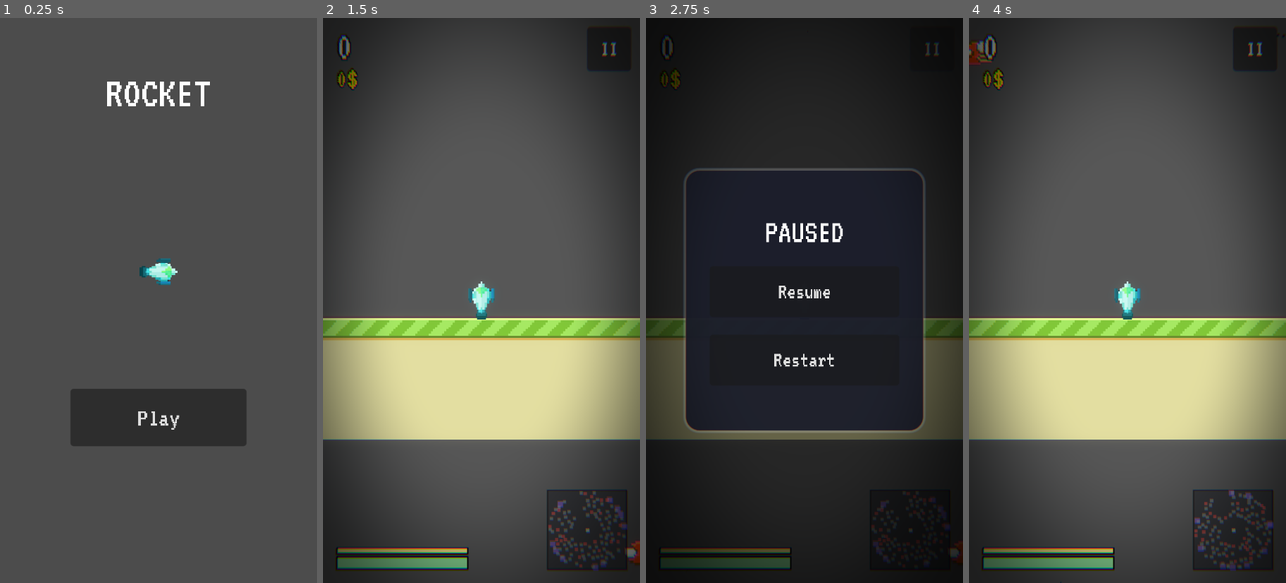
Above: before the commit, frames 1-4 (left to right).
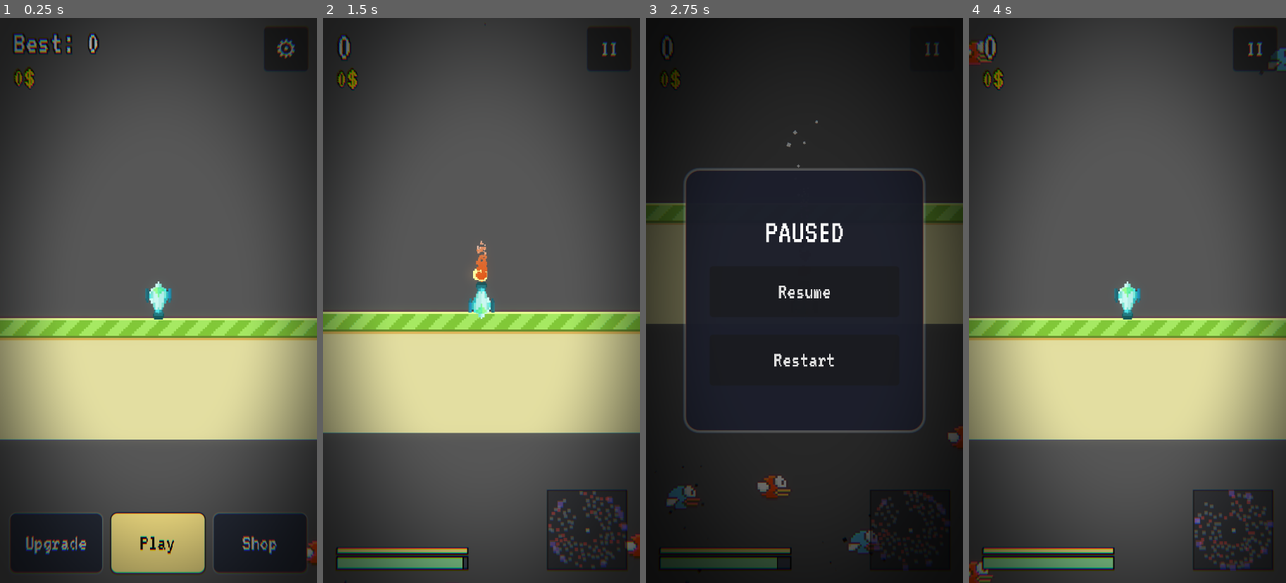
Above: after the commit, the same moments.

Repository: dunkbing/rocket2
Game: Godot game, scene res://main.tscn
Same seed, same stepped clock (60 frames per second), same inputs: the game is played once before the commit and once after it. Before the commit the project starts from res://main_menu.tscn.
Inputs (mouse positions are in pixels of both pictures, inside the frame that each line leads up to):
- Up to frame 1 (0.25 s): no input
- Up to frame 2 (1.5 s): click "Play" at 0.5 s; click (481, 543) at 1.25 s, where only the run before the commit has a clickable "Play"
- Up to frame 3 (2.75 s): click "II" at 2 s
- Up to frame 4 (4 s): click "Restart" at 2.75 s; click "Play" at 3.5 s

The runs differ from the first frame. In frame 1, 47% of the frame differs, in the area x 0-100%, y 0-100%; in frame 2, 6.4%; in frame 3, 12%; in frame 4, 1.0%.

Commit message:
remove main menu

Diff:
--- a/main_menu.gd
+++ /dev/null
@@ -1,7 +0,0 @@
-extends Control
-
-func _ready() -> void:
-    $PlayButton.pressed.connect(_play)
-
-func _play() -> void:
-    get_tree().change_scene_to_file("res://main.tscn")
--- a/main_menu.tscn
+++ /dev/null
@@ -1,42 +0,0 @@
-[gd_scene format=3 uid="uid://cbtmv4006jg3r"]
-
-[ext_resource type="Script" uid="uid://chljgmcg3mwbp" path="res://main_menu.gd" id="1_menu"]
-[ext_resource type="PackedScene" uid="uid://djbaiefjm15tv" path="res://rocket.tscn" id="2_rkt"]
-
-[node name="MainMenu" type="Control" unique_id=1731402136]
-layout_mode = 3
-anchors_preset = 15
-anchor_right = 1.0
-anchor_bottom = 1.0
-grow_horizontal = 2
-grow_vertical = 2
-script = ExtResource("1_menu")
-
-[node name="Title" type="Label" parent="." unique_id=1097841388]
-layout_mode = 0
-anchor_right = 1.0
-offset_top = 48.0
-offset_bottom = 100.0
-theme_override_font_sizes/font_size = 40
-text = "ROCKET"
-horizontal_alignment = 1
-
-[node name="Rocket" parent="." unique_id=1032981196 instance=ExtResource("2_rkt")]
-position = Vector2(144, 230)
-freeze = true
-
-[node name="PlayButton" type="Button" parent="." unique_id=870847741]
-custom_minimum_size = Vector2(160, 52)
-layout_mode = 0
-anchor_left = 0.5
-anchor_top = 0.5
-anchor_right = 0.5
-anchor_bottom = 0.5
-offset_left = -80.0
-offset_top = 80.0
-offset_right = 80.0
-offset_bottom = 132.0
-grow_horizontal = 2
-grow_vertical = 2
-theme_override_font_sizes/font_size = 24
-text = "Play"
--- a/project.godot
+++ b/project.godot
@@ -11,7 +11,7 @@
 [application]
 
 config/name="rocket2"
-run/main_scene="res://main_menu.tscn"
+run/main_scene="uid://cycnwg42r8lsd"
 config/features=PackedStringArray("4.7", "Mobile")
 config/icon="res://icon.svg"
 
Not shown, removed: main_menu.gd.uid
